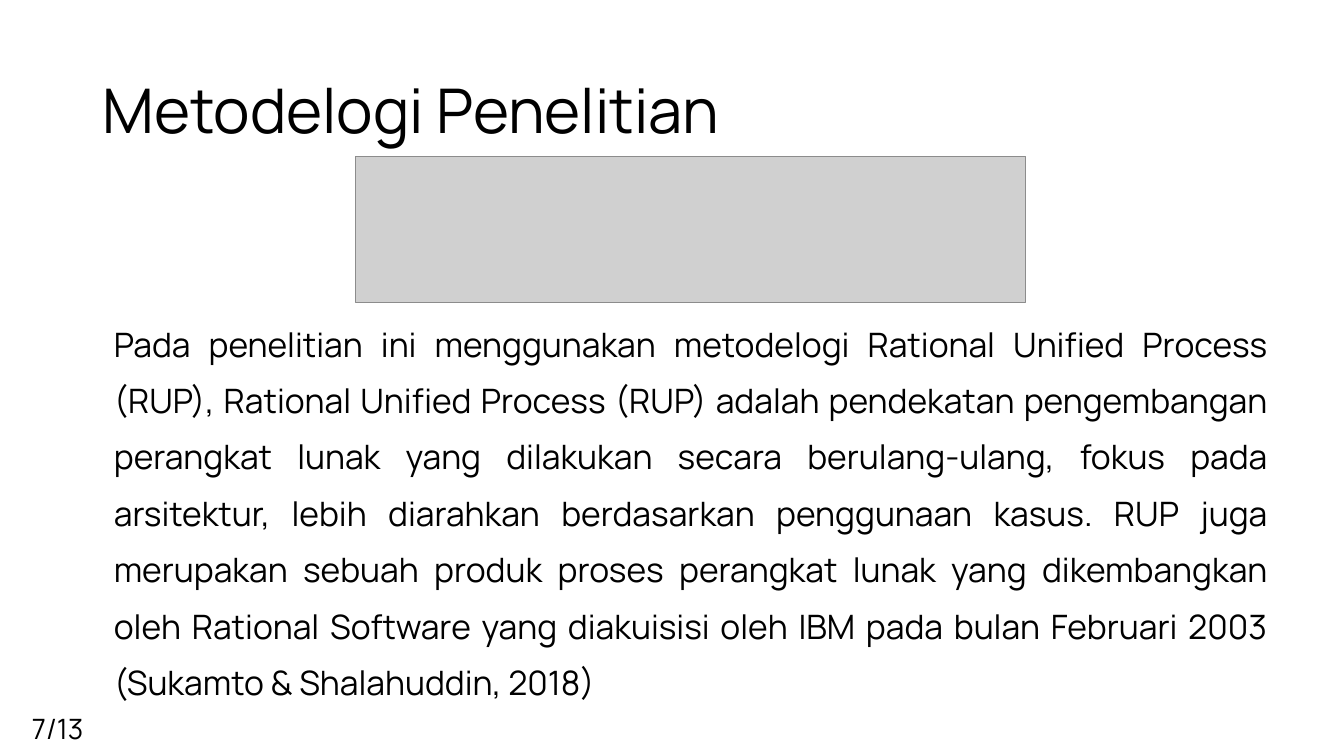
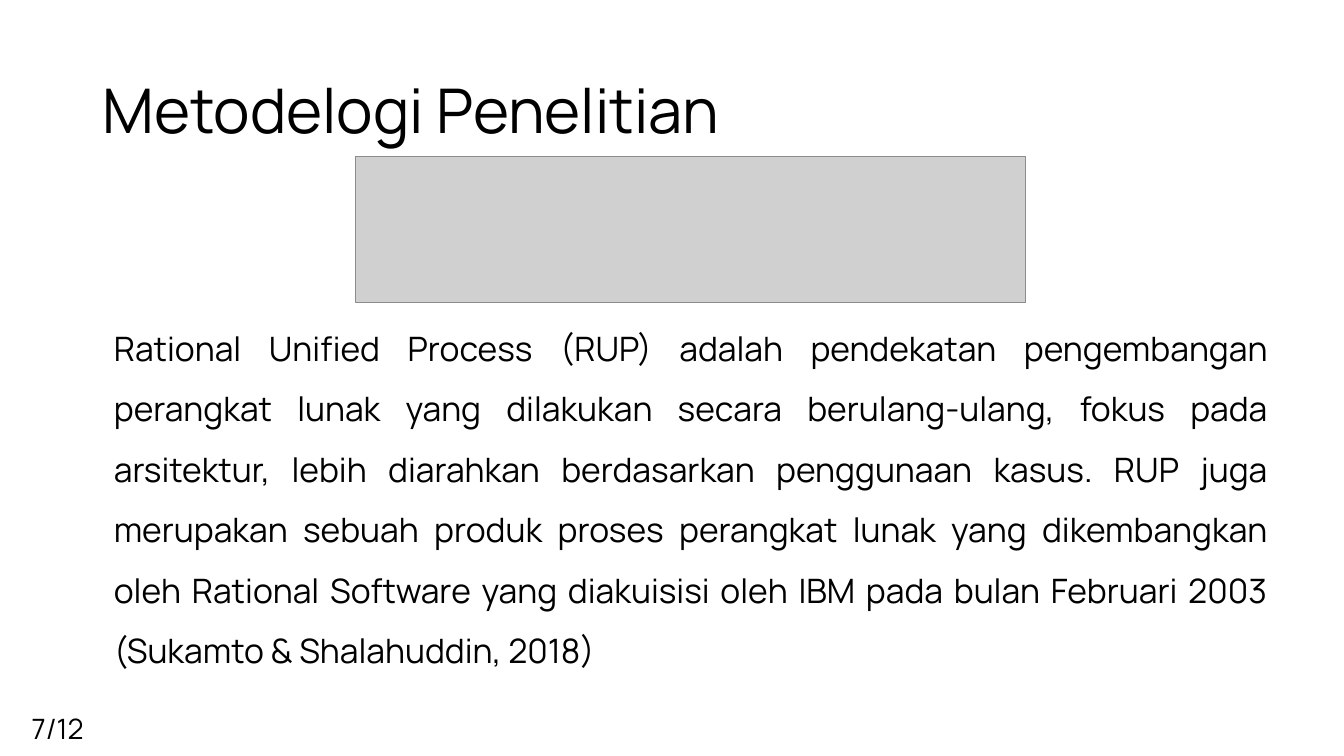
Before and after one commit to F13nd-RifanAlamsyah/skripsi, a slide deck: slide 7 of PPT_Skirpsi.pptx. Drawn at 1344x756 pixels with LibreOffice and Linux fonts; fonts in the diff are those of the drawing; grey boxes stand for pictures; background and template pictures are left out. Boxes give left, top, right and bottom in pixels: in the first picture for what was removed or moved away, otherwise in the second. Text is boxed around its words. In the diff, an @@ line names an element or a change of style, - is before the commit and + after.

```diff
--- a/PPT_Skirpsi.pptx
+++ b/PPT_Skirpsi.pptx
@@ text at (x1=114, y1=332, x2=1268, y2=669): text changed @@
-Pada penelitian ini menggunakan metodelogi Rational Unified Process (RUP), Rational Unified Process (RUP) adalah pendekatan pengembangan perangkat lunak yang dilakukan secara berulang-ulang, fokus pada arsitektur, lebih diarahkan berdasarkan penggunaan kasus. RUP juga merupakan sebuah produk proses perangkat lunak yang dikembangkan oleh Rational Software yang diakuisisi oleh IBM pada bulan Februari 2003 (Sukamto & Shalahuddin, 2018)
+Rational Unified Process (RUP) adalah pendekatan pengembangan perangkat lunak yang dilakukan secara berulang-ulang, fokus pada arsitektur, lebih diarahkan berdasarkan penggunaan kasus. RUP juga merupakan sebuah produk proses perangkat lunak yang dikembangkan oleh Rational Software yang diakuisisi oleh IBM pada bulan Februari 2003 (Sukamto & Shalahuddin, 2018)
@@ text at (x1=32, y1=718, x2=84, y2=739): text changed @@
-7/13
+7/12
```
Also in this commit, not shown: 11 other slides changed, 1 slide added, 1 slide removed.
